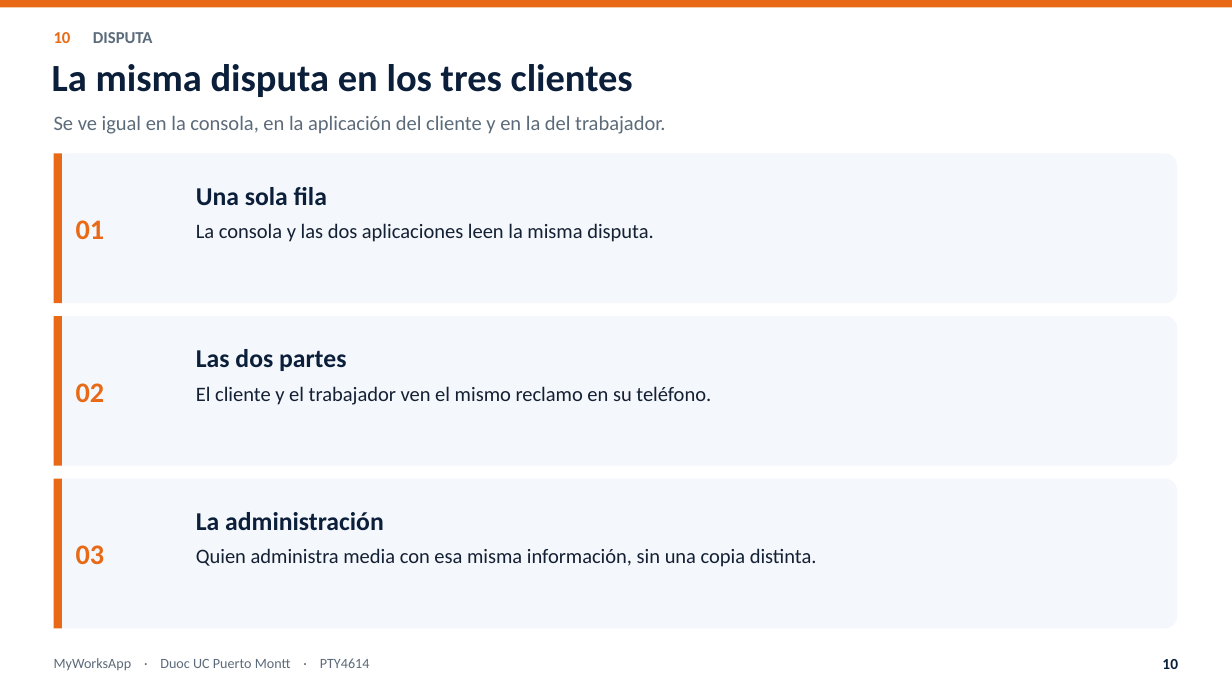
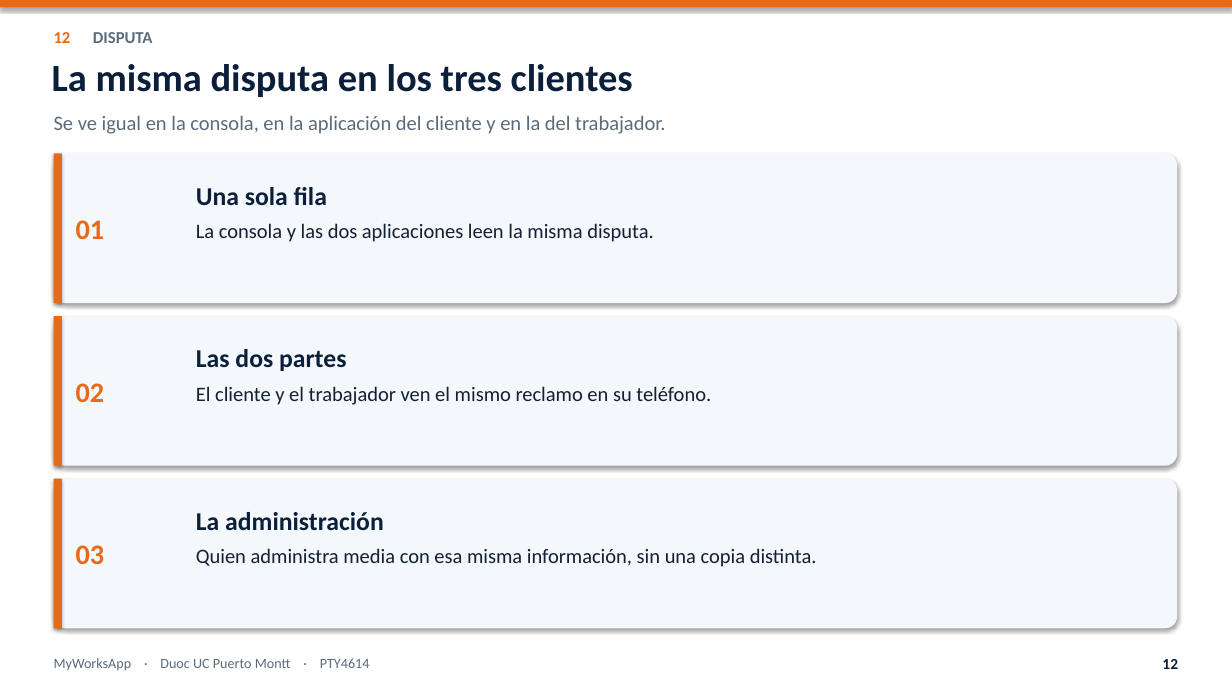
Before and after one commit to nicoussj/Proyecto-Titulo-MyWorksApp, a slide deck: slide 12 of Fase 2/Presentacion_final_MyWorksApp.pptx (slide 10 before the commit). Drawn at 1232x693 pixels with LibreOffice and Linux fonts; fonts in the diff are those of the drawing. Boxes give left, top, right and bottom in pixels: in the first picture for what was removed or moved away, otherwise in the second. Text is boxed around its words. In the diff, an @@ line names an element or a change of style, - is before the commit and + after.

```diff
--- a/Fase 2/Presentacion_final_MyWorksApp.pptx
+++ b/Fase 2/Presentacion_final_MyWorksApp.pptx
@@ text at [54,32,153,43]: text changed @@
-10 DISPUTA
+12 DISPUTA
@@ shadow on in 7 elements at [0,0,1232,7], [54,153,1177,303], [54,153,62,303], [54,316,1177,466], [54,316,62,466], [54,479,1177,628], [54,479,62,628] @@
@@ text at [1162,659,1178,669]: text changed @@
-10
+12
```
Also in this commit, not shown: 10 other slides changed, 4 slides added, 2 slides removed, 3 other files.
